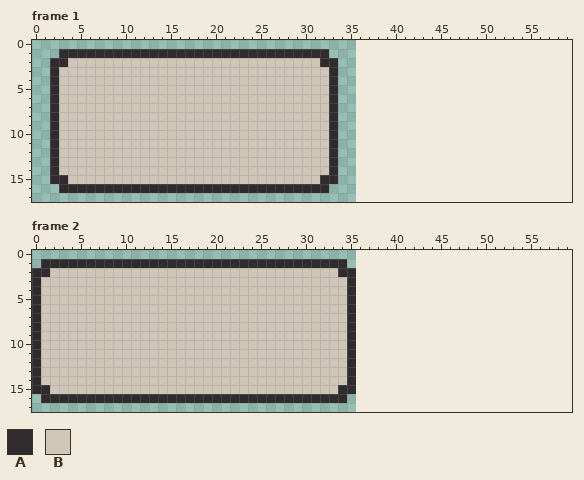
Edited in one commit: pixel-art file (assets/tile/sidebar/label.aseprite). The first picture shows the starting point.
36x18 pixels, 2 frames. Shown: frame 1, frame 2. The old version is drawn lined up with the new one, on the new canvas. The commit also changed other frames, which this record leaves out.
Palette (. is transparent): A #302c2e  B #cfc6b8
Pixels before, frame 1, first column x 2:
 1 .AAAAAAAAAAAAAAAAAAAAAAAAAAAAAA.
 2 AABBBBBBBBBBBBBBBBBBBBBBBBBBBBAA
 3 ABBBBBBBBBBBBBBBBBBBBBBBBBBBBBBA
 4 ABBBBBBBBBBBBBBBBBBBBBBBBBBBBBBA
 5 ABBBBBBBBBBBBBBBBBBBBBBBBBBBBBBA
 6 ABBBBBBBBBBBBBBBBBBBBBBBBBBBBBBA
 7 ABBBBBBBBBBBBBBBBBBBBBBBBBBBBBBA
 8 ABBBBBBBBBBBBBBBBBBBBBBBBBBBBBBA
 9 ABBBBBBBBBBBBBBBBBBBBBBBBBBBBBBA
10 ABBBBBBBBBBBBBBBBBBBBBBBBBBBBBBA
11 ABBBBBBBBBBBBBBBBBBBBBBBBBBBBBBA
12 ABBBBBBBBBBBBBBBBBBBBBBBBBBBBBBA
13 ABBBBBBBBBBBBBBBBBBBBBBBBBBBBBBA
14 ABBBBBBBBBBBBBBBBBBBBBBBBBBBBBBA
15 AABBBBBBBBBBBBBBBBBBBBBBBBBBBBAA
16 .AAAAAAAAAAAAAAAAAAAAAAAAAAAAAA.
Pixels before, frame 2, first column x 0:
 1 .AAAAAAAAAAAAAAAAAAAAAAAAAAAAAAAAAA.
 2 AABBBBBBBBBBBBBBBBBBBBBBBBBBBBBBBBAA
 3 ABBBBBBBBBBBBBBBBBBBBBBBBBBBBBBBBBBA
 4 ABBBBBBBBBBBBBBBBBBBBBBBBBBBBBBBBBBA
 5 ABBBBBBBBBBBBBBBBBBBBBBBBBBBBBBBBBBA
 6 ABBBBBBBBBBBBBBBBBBBBBBBBBBBBBBBBBBA
 7 ABBBBBBBBBBBBBBBBBBBBBBBBBBBBBBBBBBA
 8 ABBBBBBBBBBBBBBBBBBBBBBBBBBBBBBBBBBA
 9 ABBBBBBBBBBBBBBBBBBBBBBBBBBBBBBBBBBA
10 ABBBBBBBBBBBBBBBBBBBBBBBBBBBBBBBBBBA
11 ABBBBBBBBBBBBBBBBBBBBBBBBBBBBBBBBBBA
12 ABBBBBBBBBBBBBBBBBBBBBBBBBBBBBBBBBBA
13 ABBBBBBBBBBBBBBBBBBBBBBBBBBBBBBBBBBA
14 ABBBBBBBBBBBBBBBBBBBBBBBBBBBBBBBBBBA
15 AABBBBBBBBBBBBBBBBBBBBBBBBBBBBBBBBAA
16 .AAAAAAAAAAAAAAAAAAAAAAAAAAAAAAAAAA.
After the commit:
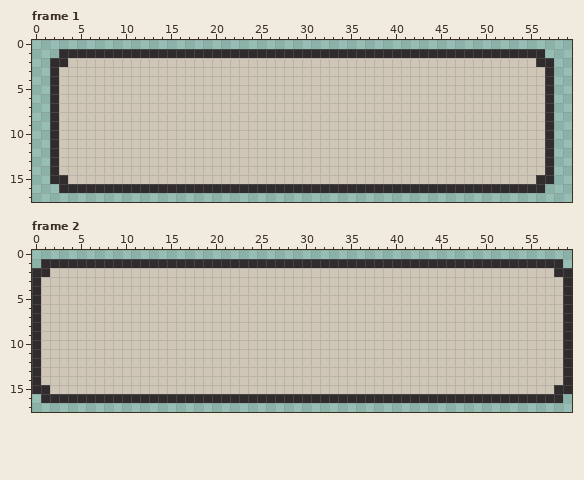
The exact change:
{"change": "canvas 36x18 -> 60x18"}
{"where": "frame 1"}
{"frame":1,"y":1,"x":33,"old":"........................","new":"AAAAAAAAAAAAAAAAAAAAAAAA"}
{"frame":1,"y":2,"x":32,"old":"AA........................","new":"BBBBBBBBBBBBBBBBBBBBBBBBAA"}
{"frame":1,"y":3,"x":33,"old":"A........................","new":"BBBBBBBBBBBBBBBBBBBBBBBBA"}
{"frame":1,"y":4,"x":33,"old":"A........................","new":"BBBBBBBBBBBBBBBBBBBBBBBBA"}
{"frame":1,"y":5,"x":33,"old":"A........................","new":"BBBBBBBBBBBBBBBBBBBBBBBBA"}
{"frame":1,"y":6,"x":33,"old":"A........................","new":"BBBBBBBBBBBBBBBBBBBBBBBBA"}
{"frame":1,"y":7,"x":33,"old":"A........................","new":"BBBBBBBBBBBBBBBBBBBBBBBBA"}
{"frame":1,"y":8,"x":33,"old":"A........................","new":"BBBBBBBBBBBBBBBBBBBBBBBBA"}
{"frame":1,"y":9,"x":33,"old":"A........................","new":"BBBBBBBBBBBBBBBBBBBBBBBBA"}
{"frame":1,"y":10,"x":33,"old":"A........................","new":"BBBBBBBBBBBBBBBBBBBBBBBBA"}
{"frame":1,"y":11,"x":33,"old":"A........................","new":"BBBBBBBBBBBBBBBBBBBBBBBBA"}
{"frame":1,"y":12,"x":33,"old":"A........................","new":"BBBBBBBBBBBBBBBBBBBBBBBBA"}
{"frame":1,"y":13,"x":33,"old":"A........................","new":"BBBBBBBBBBBBBBBBBBBBBBBBA"}
{"frame":1,"y":14,"x":33,"old":"A........................","new":"BBBBBBBBBBBBBBBBBBBBBBBBA"}
{"frame":1,"y":15,"x":32,"old":"AA........................","new":"BBBBBBBBBBBBBBBBBBBBBBBBAA"}
{"frame":1,"y":16,"x":33,"old":"........................","new":"AAAAAAAAAAAAAAAAAAAAAAAA"}
{"where": "frame 2"}
{"frame":2,"y":1,"x":35,"old":"........................","new":"AAAAAAAAAAAAAAAAAAAAAAAA"}
{"frame":2,"y":2,"x":34,"old":"AA........................","new":"BBBBBBBBBBBBBBBBBBBBBBBBAA"}
{"frame":2,"y":3,"x":35,"old":"A........................","new":"BBBBBBBBBBBBBBBBBBBBBBBBA"}
{"frame":2,"y":4,"x":35,"old":"A........................","new":"BBBBBBBBBBBBBBBBBBBBBBBBA"}
{"frame":2,"y":5,"x":35,"old":"A........................","new":"BBBBBBBBBBBBBBBBBBBBBBBBA"}
{"frame":2,"y":6,"x":35,"old":"A........................","new":"BBBBBBBBBBBBBBBBBBBBBBBBA"}
{"frame":2,"y":7,"x":35,"old":"A........................","new":"BBBBBBBBBBBBBBBBBBBBBBBBA"}
{"frame":2,"y":8,"x":35,"old":"A........................","new":"BBBBBBBBBBBBBBBBBBBBBBBBA"}
{"frame":2,"y":9,"x":35,"old":"A........................","new":"BBBBBBBBBBBBBBBBBBBBBBBBA"}
{"frame":2,"y":10,"x":35,"old":"A........................","new":"BBBBBBBBBBBBBBBBBBBBBBBBA"}
{"frame":2,"y":11,"x":35,"old":"A........................","new":"BBBBBBBBBBBBBBBBBBBBBBBBA"}
{"frame":2,"y":12,"x":35,"old":"A........................","new":"BBBBBBBBBBBBBBBBBBBBBBBBA"}
{"frame":2,"y":13,"x":35,"old":"A........................","new":"BBBBBBBBBBBBBBBBBBBBBBBBA"}
{"frame":2,"y":14,"x":35,"old":"A........................","new":"BBBBBBBBBBBBBBBBBBBBBBBBA"}
{"frame":2,"y":15,"x":34,"old":"AA........................","new":"BBBBBBBBBBBBBBBBBBBBBBBBAA"}
{"frame":2,"y":16,"x":35,"old":"........................","new":"AAAAAAAAAAAAAAAAAAAAAAAA"}
